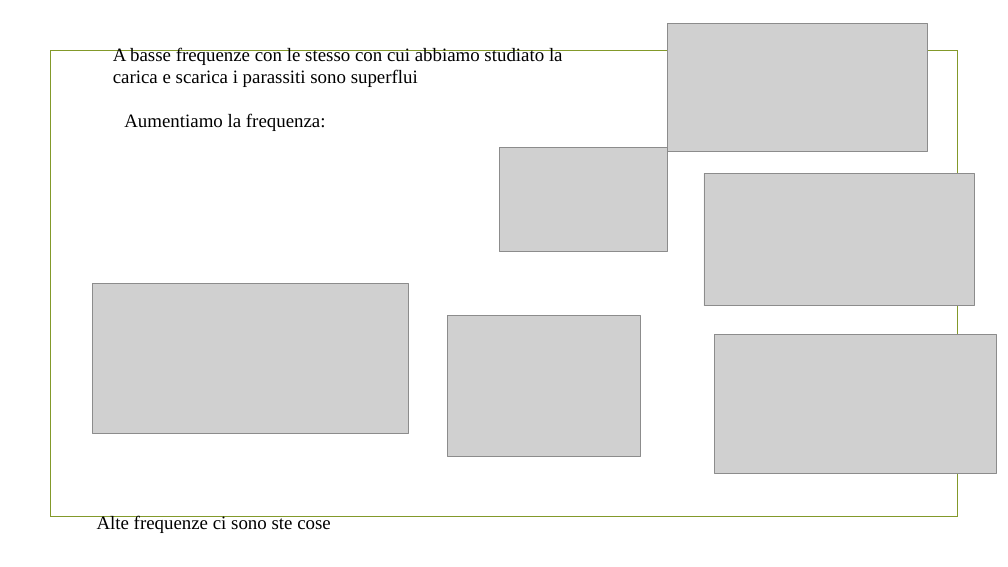
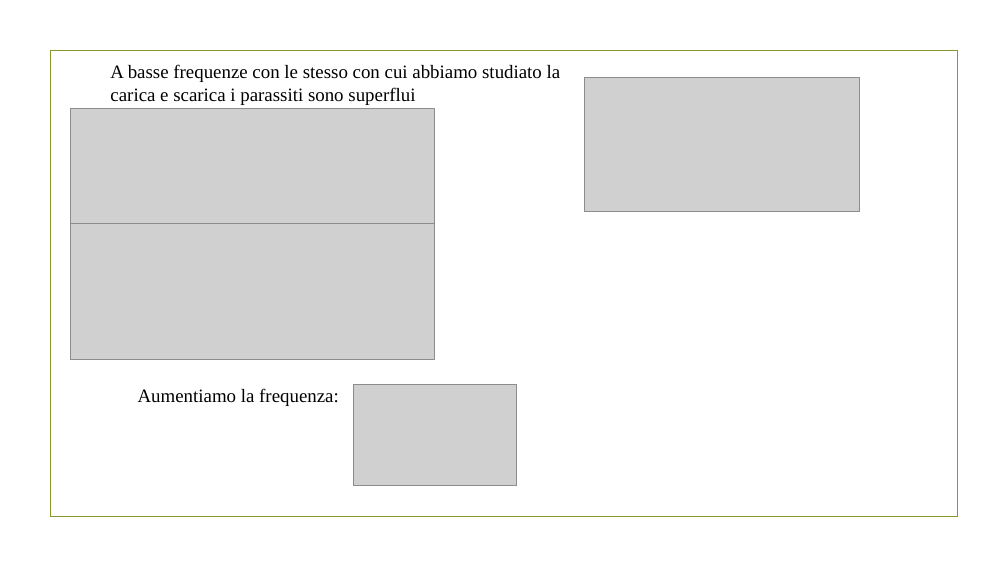
Before and after one commit to RiccardoSC2050/Progetto-sistemi-elettronici, a slide deck: slide 72 of presentazione/demoCompleta.pptx (slide 33 before the commit). Drawn at 1008x567 pixels with LibreOffice and Linux fonts; fonts in the diff are those of the drawing; grey boxes stand for pictures; background and template pictures are left out. Boxes give left, top, right and bottom in pixels: in the first picture for what was removed or moved away, otherwise in the second. Text is boxed around its words. In the diff, an @@ line names an element or a change of style, - is before the commit and + after.

```diff
--- a/presentazione/demoCompleta.pptx
+++ b/presentazione/demoCompleta.pptx
@@ picture removed at (x1=668, y1=23, x2=928, y2=151) @@
@@ text "A basse frequenze con le ..." moved from (x1=113, y1=47, x2=563, y2=87) to (x1=110, y1=64, x2=561, y2=105) @@
@@ picture added at (x1=585, y1=77, x2=860, y2=212) @@
@@ picture added at (x1=70, y1=109, x2=434, y2=253) @@
@@ picture removed at (x1=704, y1=174, x2=974, y2=306) @@
@@ picture added at (x1=70, y1=223, x2=434, y2=359) @@
@@ picture removed at (x1=93, y1=284, x2=408, y2=434) @@
@@ picture removed at (x1=448, y1=316, x2=640, y2=457) @@
@@ picture removed at (x1=715, y1=335, x2=997, y2=473) @@
@@ text "Aumentiamo la frequenza:" moved from (x1=124, y1=113, x2=326, y2=131) to (x1=138, y1=388, x2=339, y2=406) @@
@@ picture resized from (x1=499, y1=147, x2=667, y2=252) to (x1=354, y1=384, x2=517, y2=485) @@
@@ text removed at (x1=97, y1=515, x2=331, y2=533) @@
-Alte frequenze ci sono ste cose
```
Also in this commit, not shown: 18 other slides changed, 41 slides added, 2 slides removed.
